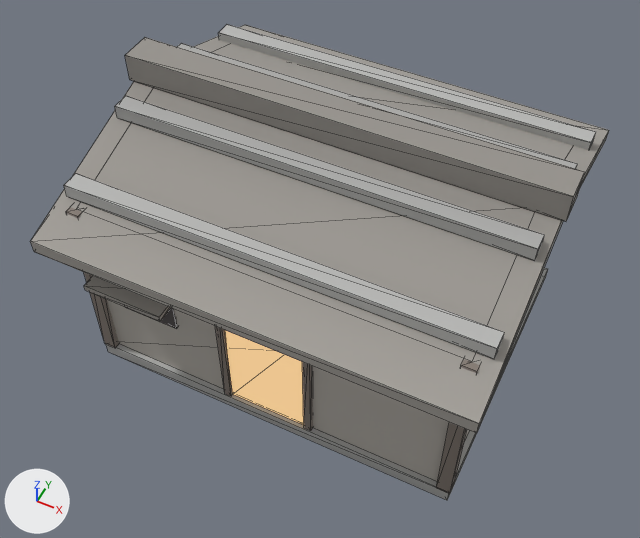
One commit to the glTF model Oxygen/project/Assets/Models/JapaneseCity/JP_Poor_FishStore_A.glb: the scene before it, then after it.
Both versions are drawn from a 50 mm lens placed at (3.51, -5.5, 10.24), pointed at (0.0, 1.5, 1.48). The lights are fixed; the arrows at lower left show +X, +Y and +Z. The older version comes first. Mesh edges are drawn as thin lines. Vertices at exactly the same position are counted once.

The first picture shows 'JP_Poor_FishStore_A'.
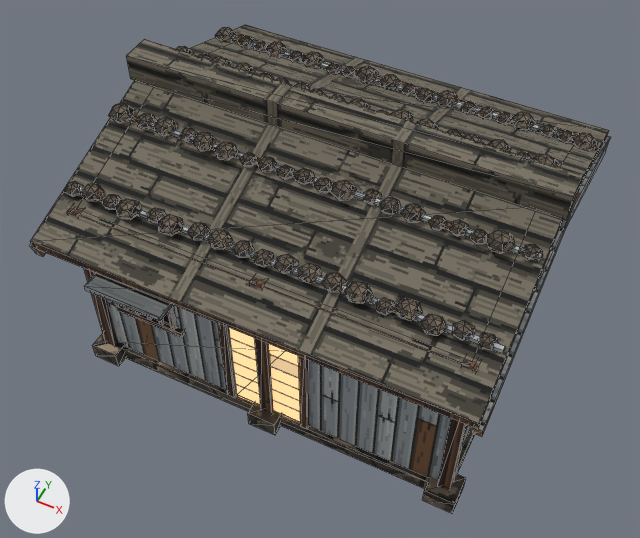
Pixel boxes [x1, y1, x2, y2] of what changed, in the pictures (640 x 538 px):
'JP_Poor_FishStore_A', reshaped: before [30, 24, 609, 500]; after [29, 25, 611, 514]
part 1 of me_jp_poor_fishstore_a, added (mostly hidden): after [123, 347, 475, 489]
part 2 of me_jp_poor_fishstore_a, added: after [92, 333, 126, 366]
part 3 of me_jp_poor_fishstore_a, added: after [248, 402, 282, 435]
part 4 of me_jp_poor_fishstore_a, added: after [422, 474, 466, 514]
part 5 of me_jp_poor_fishstore_a, rebuilt: before [302, 362, 313, 431]; after [298, 356, 309, 429]
part 6 of me_jp_poor_fishstore_a, rebuilt (9% narrower): before [224, 330, 304, 425]; after [227, 327, 300, 423]
part 7 of me_jp_poor_fishstore_a, rebuilt (7% taller): before [215, 326, 233, 396]; after [218, 323, 236, 398]
part 8 of me_jp_poor_fishstore_a, cut back: before [31, 24, 609, 500]; after [29, 27, 611, 491]
part 9 of me_jp_poor_fishstore_a, recoloured (darker): [31, 81, 609, 241] in both
part 10 of me_jp_poor_fishstore_a, recoloured (darker): [107, 299, 470, 479] in both
part 11 of me_jp_poor_fishstore_a, recoloured (darker): [30, 25, 609, 424] in both

Patch to the scene script:
```diff
--- a/Oxygen/project/Assets/Models/JapaneseCity/JP_Poor_FishStore_A.glb.py
+++ b/Oxygen/project/Assets/Models/JapaneseCity/JP_Poor_FishStore_A.glb.py
@@ mat_jp_wood_cedardark @@
+mat_jp_wood_cedardark = bpy.data.materials.new('JP_Wood_CedarDark')
+# uses the picture img_jp_wood_cedardark
@@ mat_jp_roof_plank @@
+mat_jp_roof_plank = bpy.data.materials.new('JP_Roof_Plank')
+# uses the picture img_jp_roof_plank
@@ mat_jp_shoji_patched @@
+mat_jp_shoji_patched = bpy.data.materials.new('JP_Shoji_Patched')
+# colours: beige #ffce90, mixed with the vertex colours
+# uses the picture img_jp_shoji_patched
+# uses the picture img_jp_shoji_patched_emi
@@ mat_jp_wood_weathered @@
+mat_jp_wood_weathered = bpy.data.materials.new('JP_Wood_Weathered')
+# uses the picture img_jp_wood_weathered
@@ mat_jp_mat_opening @@
+mat_jp_mat_opening = bpy.data.materials.new('JP_Mat_Opening')
+# uses the picture img_jp_mat_opening
@@ mat_jp_stone_rough @@
+mat_jp_stone_rough = bpy.data.materials.new('JP_Stone_Rough')
+# uses the picture img_jp_stone_rough
@@ mat_jp_wood_weathered_v @@
+mat_jp_wood_weathered_v = bpy.data.materials.new('JP_Wood_Weathered_V')
+# uses the picture img_jp_wood_weathered
@@ me_jp_poor_fishstore_a @@
-me_jp_poor_fishstore_a.from_pydata(...)  # 126 vertices, 192 faces; spans x -2.85..2.85, y -0.55..4.55, z 0.0..3.77
-me_jp_poor_fishstore_a.materials.append(mat_jp_gb_stone)
-me_jp_poor_fishstore_a.materials.append(mat_jp_gb_glow)
-me_jp_poor_fishstore_a.materials.append(mat_jp_gb_wood)
-me_jp_poor_fishstore_a.materials.append(mat_jp_gb_opening)
+me_jp_poor_fishstore_a.from_pydata(...)  # 1745 vertices, 3048 faces; spans x -2.85..2.85, y -0.55..4.55, z 0.0..3.75
+# me_jp_poor_fishstore_a part 1: a new loose piece, a box spanning x -2.56..2.56, y -0.06..4.06, z 0.0..0.2, in mat_jp_stone_rough
+# me_jp_poor_fishstore_a part 2: a new loose piece, a box spanning x -2.7..-2.3, y -0.22..0.18, z 0.0..0.25, in mat_jp_stone_rough
+# me_jp_poor_fishstore_a part 3: a new loose piece, a box spanning x -0.2..0.2, y -0.22..0.18, z 0.0..0.25, in mat_jp_stone_rough
+# me_jp_poor_fishstore_a part 4: a new loose piece, a box spanning x 2.3..2.7, y -0.22..0.18, z 0.0..0.25, in mat_jp_stone_rough
+# me_jp_poor_fishstore_a part 5: the loose piece of 8 vertices spanning x 0.55..0.65, y -0.06..0.02, z 0.2..2.15 is rebuilt with 8 vertices and now spans x 0.5..0.6, y -0.06..0.04, z 0.2..2.15, in mat_jp_wood_cedardark
+# me_jp_poor_fishstore_a part 6: the loose piece of 8 vertices spanning x -0.55..0.55, y -0.02..0.1, z 0.2..2.05 is rebuilt with 8 vertices and now spans x -0.5..0.5, y -0.02..0.06, z 0.2..2.05, in mat_jp_shoji_patched
+# me_jp_poor_fishstore_a part 7: the loose piece of 8 vertices spanning x -0.65..-0.55, y -0.06..0.02, z 0.2..2.15 is rebuilt with 8 vertices and now spans x -0.6..-0.5, y -0.06..0.04, z 0.2..2.15, in mat_jp_wood_cedardark
+# me_jp_poor_fishstore_a part 8: 78 vertices removed from x -2.85..2.85, y -0.55..4.55, z 0.0..3.77; 1665 vertices added at x -2.85..2.85, y -0.55..4.55, z 0.2..3.75
+# me_jp_poor_fishstore_a part 9: 2 kept faces spanning x -2.8..2.8, y -0.55..4.55, z 2.62..3.45 get new vertex colours; the middle colour goes from white #f3f3f3 to white #f4f4f4
+# me_jp_poor_fishstore_a part 10: 12 faces spanning x -2.5..2.5, y 0.0..4.0, z 0.2..3.45 switch from mat_jp_gb_wallc to mat_jp_wood_weathered_v
+# me_jp_poor_fishstore_a part 11: 4 faces spanning x -2.8..2.8, y -0.55..4.55, z 2.62..3.45 switch from mat_jp_gb_roofc to mat_jp_roof_plank
+me_jp_poor_fishstore_a.materials.append(mat_jp_stone_rough)
+me_jp_poor_fishstore_a.materials.append(mat_jp_shoji_patched)
+me_jp_poor_fishstore_a.materials.append(mat_jp_wood_cedardark)
+me_jp_poor_fishstore_a.materials.append(mat_jp_mat_opening)
+me_jp_poor_fishstore_a.materials.append(mat_jp_wood_weathered)
```
